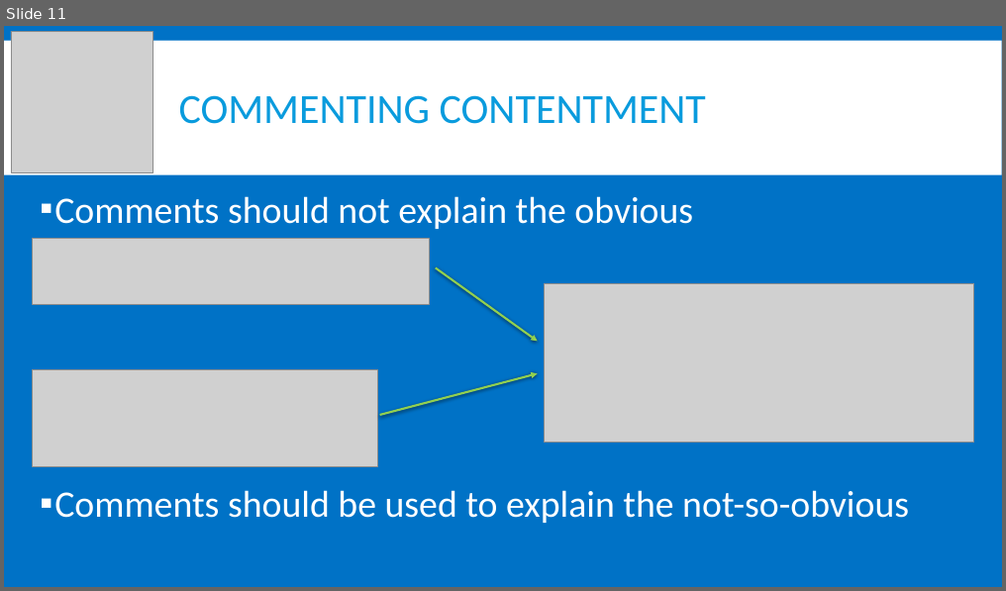
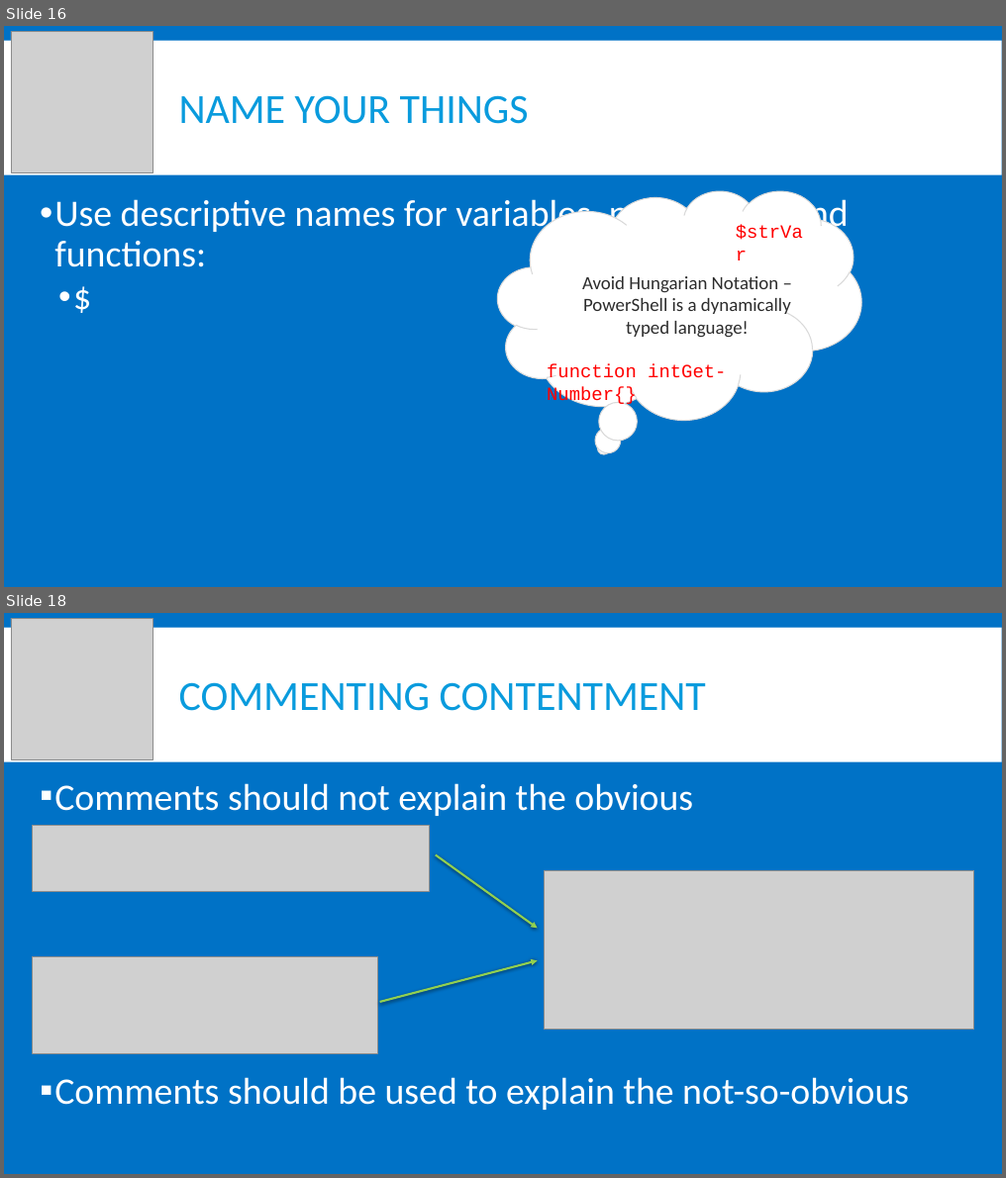
Before and after one commit to powershellorguk/Scotland, a slide deck: 2017/June/Coding For Strangers.pptx. Shown one above the other, each under a label of ours: slide 11 before the commit, slides 16 and 18 after it; the slides between them are not shown. The pictures are 1006x591 and 1006x1178 pixels, drawn with LibreOffice and Linux fonts; fonts in the diff are those of the drawing; grey boxes stand for pictures. Boxes give left, top, right and bottom in pixels: in the first picture for what was removed or moved away, otherwise in the second. Text is boxed around its words. In the diff, an @@ line names an element or a change of style, - is before the commit and + after.

```diff
--- a/2017/June/Coding For Strangers.pptx
+++ b/2017/June/Coding For Strangers.pptx
@@ slide 16 added at (4, 26, 1002, 587), background #0072C6; not listed: 1 template element that a slide beside it also shows @@
@@ picture added at (11, 31, 152, 173) @@
@@ title added at (179, 95, 529, 124), 40 pt, text #099BDD @@
+NAME YOUR THINGS
@@ text added at (54, 195, 848, 268), 36 pt, text #FFFFFF @@
+• Use descriptive names for variables, parameters and functions:
+  • $
@@ thought cloud added at (498, 190, 862, 420), fill #FFFFFF, outline #D9D9D9 1 pt @@
@@ text added at (729, 216, 816, 246), 18 pt, text #FF0000 @@
+$strVar
@@ text added at (582, 276, 791, 338), 18 pt, text #2C2C2C @@
+Avoid Hungarian Notation – PowerShell is a dynamically typed language!
@@ text added at (547, 365, 726, 406), 18 pt, text #FF0000 @@
+function intGet-Number{}
@@ what was slide 11 is now slide 18 @@
```
Also in this commit, not shown: 7 slides changed, 12 other slides added, 4 slides removed, 1 other file.
